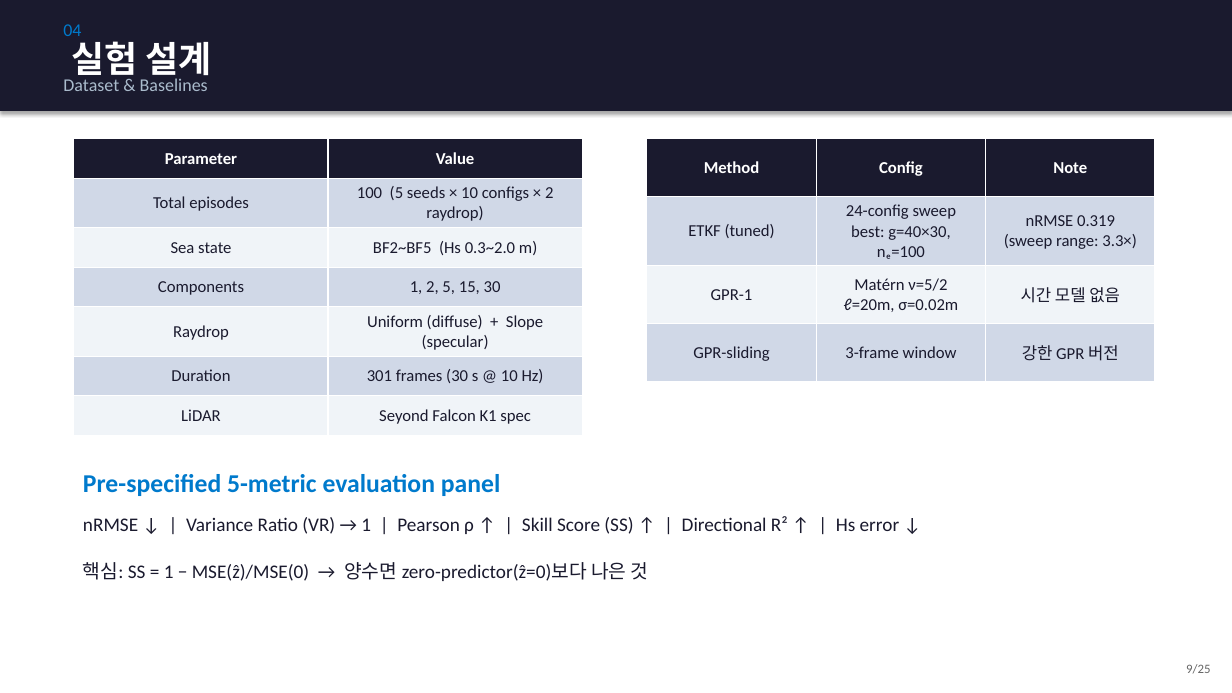
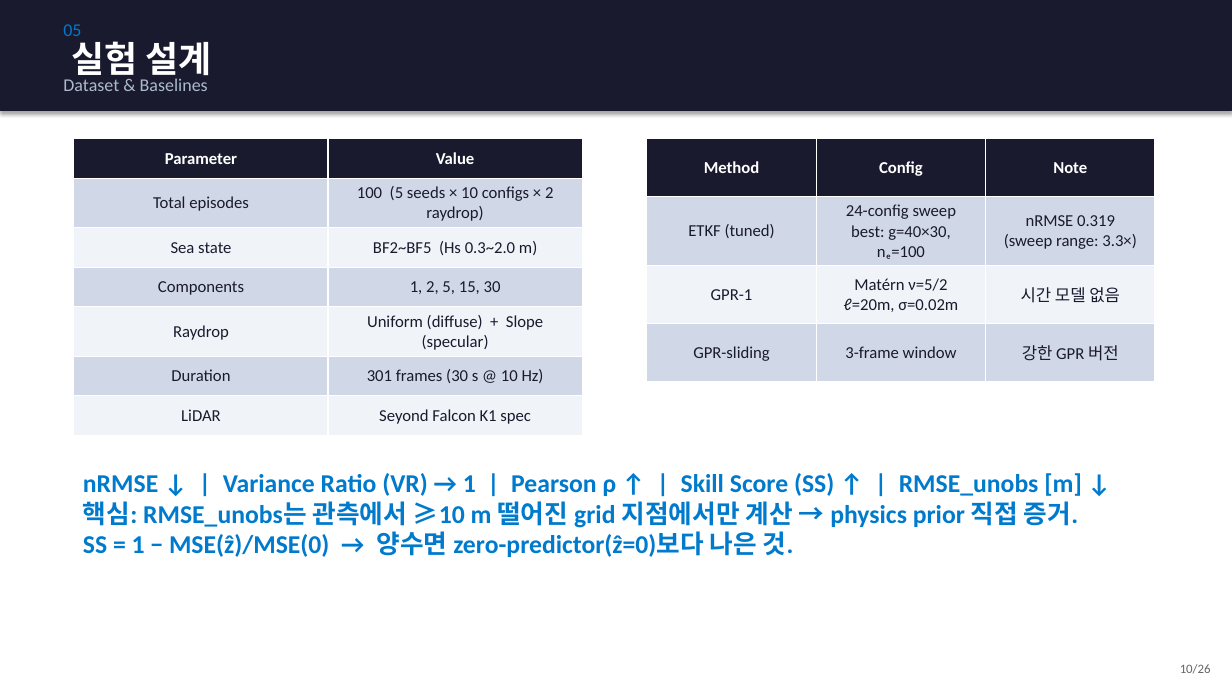
Before and after one commit to SAEYONGPARK94/wavesplat, a slide deck: slide 10 of wavesplat/docs/labmeeting_wavesplat.pptx (slide 9 before the commit). Drawn at 1232x693 pixels with LibreOffice and Linux fonts; fonts in the diff are those of the drawing. Boxes give left, top, right and bottom in pixels: in the first picture for what was removed or moved away, otherwise in the second. Text is boxed around its words. In the diff, an @@ line names an element or a change of style, - is before the commit and + after.

```diff
--- a/wavesplat/docs/labmeeting_wavesplat.pptx
+++ b/wavesplat/docs/labmeeting_wavesplat.pptx
@@ text at (63, 24, 81, 36): text changed @@
-04
+05
@@ text at (83, 473, 1082, 557): text changed @@
-Pre-specified 5-metric evaluation panel
+nRMSE ↓ | Variance Ratio (VR) → 1 | Pearson ρ ↑ | Skill Score (SS) ↑ | RMSE_unobs [m] ↓
+핵심: RMSE_unobs는 관측에서 ≥10 m 떨어진 grid 지점에서만 계산 → physics prior 직접 증거.
+SS = 1 − MSE(ẑ)/MSE(0) → 양수면 zero-predictor(ẑ=0)보다 나은 것.
@@ text removed at (83, 516, 900, 581) @@
-nRMSE ↓ | Variance Ratio (VR) → 1 | Pearson ρ ↑ | Skill Score (SS) ↑ | Directional R² ↑ | Hs error ↓
-핵심: SS = 1 − MSE(ẑ)/MSE(0) → 양수면 zero-predictor(ẑ=0)보다 나은 것
@@ text at (1180, 664, 1211, 673): text changed @@
-9/25
+10/26
```
Also in this commit, not shown: 24 other slides changed, 1 slide added, 1 other file.
